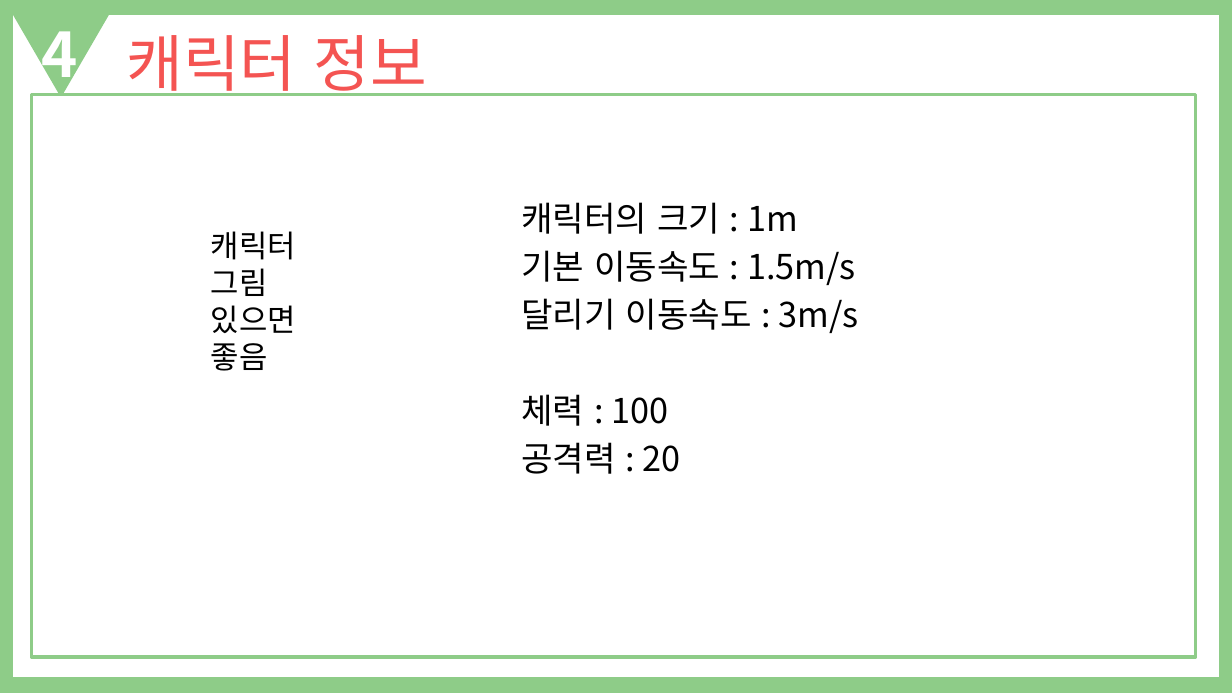
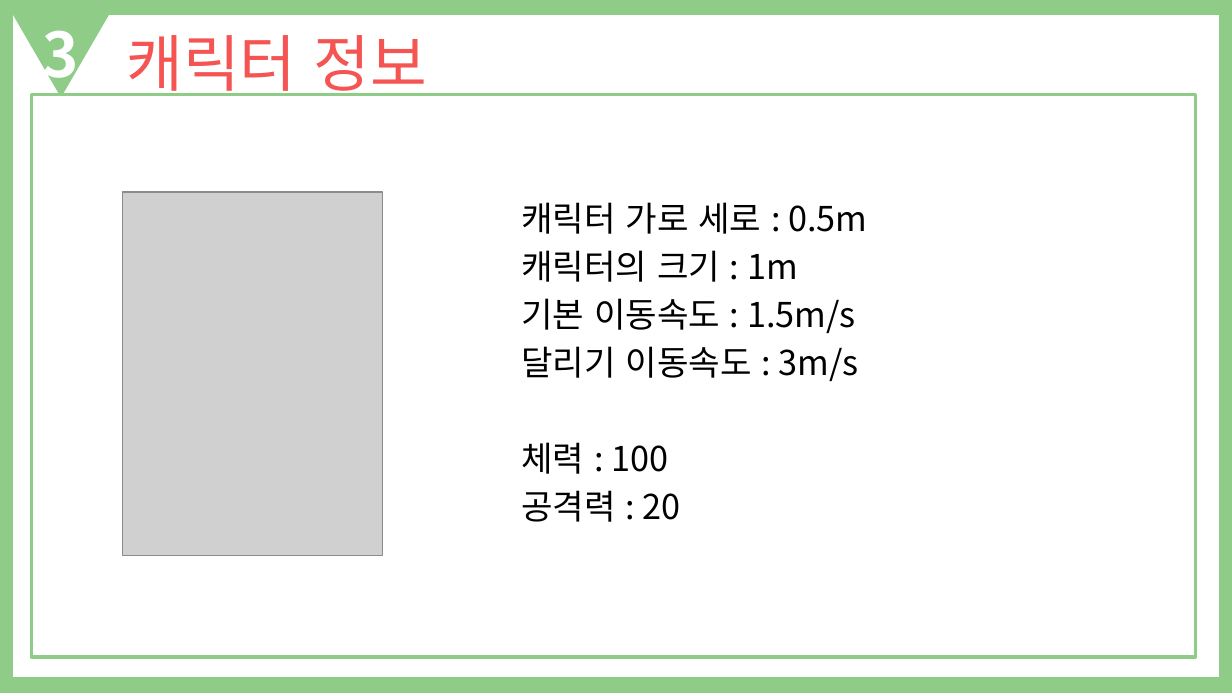
Before and after one commit to Celesta129/TeamProject, a slide deck: slide 6 of Documents/King of Playground 기획 발표자료.pptx. Drawn at 1232x693 pixels with LibreOffice and Linux fonts; fonts in the diff are those of the drawing; grey boxes stand for pictures. Boxes give left, top, right and bottom in pixels: in the first picture for what was removed or moved away, otherwise in the second. Text is boxed around its words. In the diff, an @@ line names an element or a change of style, - is before the commit and + after.

```diff
--- a/Documents/King of Playground 기획 발표자료.pptx
+++ b/Documents/King of Playground 기획 발표자료.pptx
@@ text at [43,30,79,93]: text changed @@
-4
+3
@@ picture added at [122,192,382,556] @@
@@ text at [521,202,867,234]: paragraph added @@
+캐릭터 가로 세로 : 0.5m
@@ text removed at [211,231,296,371] @@
-캐릭터 그림 있으면 좋음
```
Also in this commit, not shown: 8 other slides changed, 2 slides added, 2 other files.
